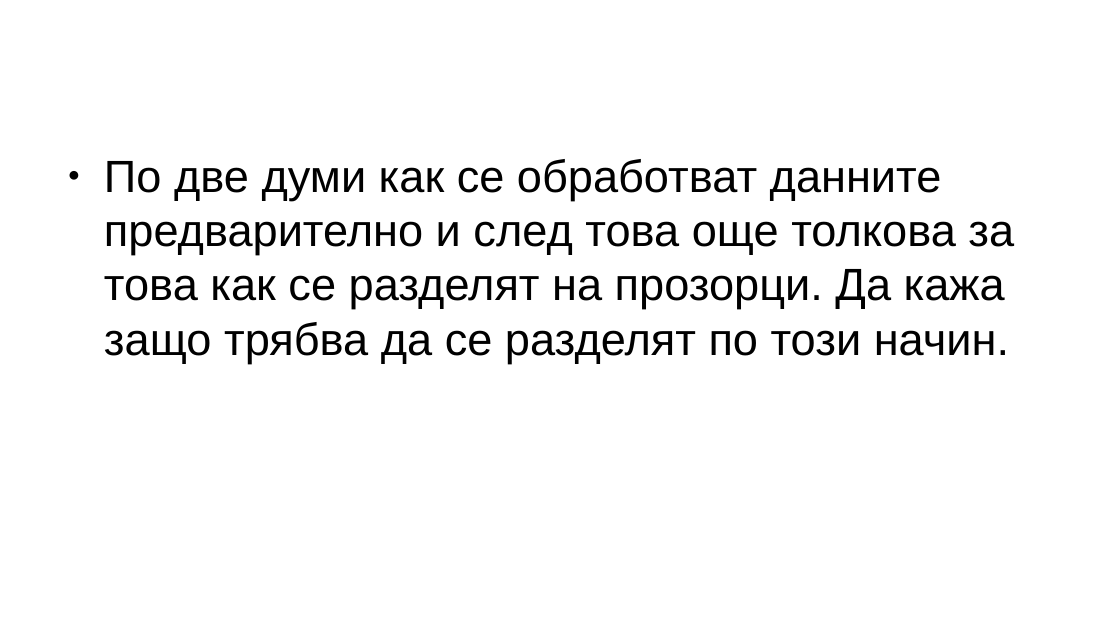
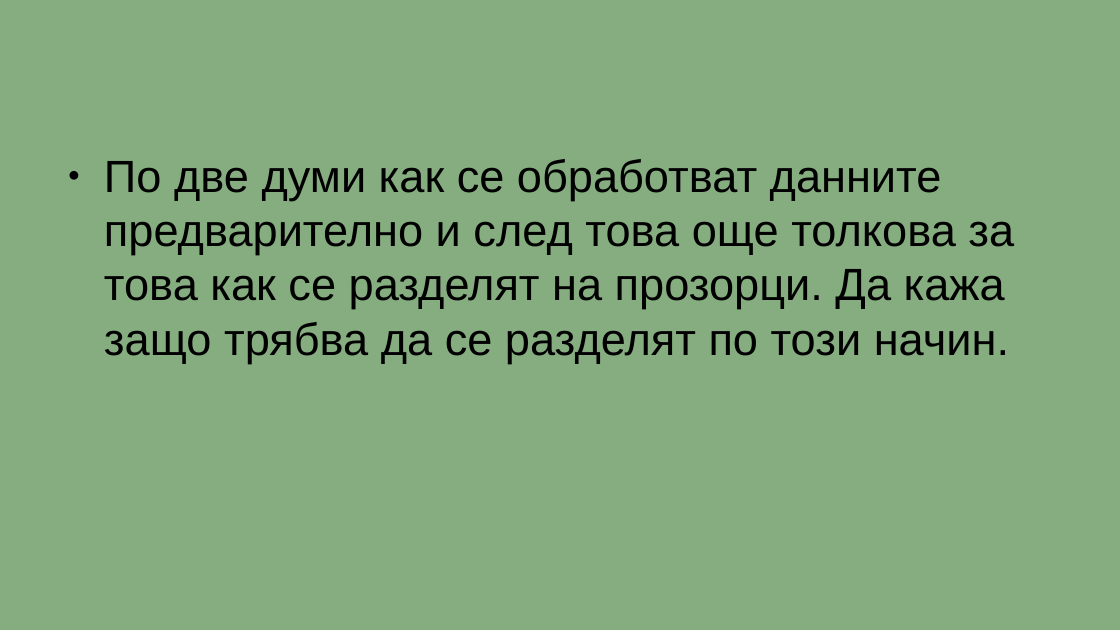
Before and after one commit to GeorgeChaparov/University-Theses, a slide deck: slide 14 of Presentation.odp (slide 13 before the commit). Drawn at 1120x630 pixels with LibreOffice and Linux fonts; fonts in the diff are those of the drawing. Boxes give left, top, right and bottom in pixels: in the first picture for what was removed or moved away, otherwise in the second. Text is boxed around its words. In the diff, an @@ line names an element or a change of style, - is before the commit and + after.

```diff
--- a/Presentation.odp
+++ b/Presentation.odp
@@ background #FFFFFF to #86AD80 @@
```
Also in this commit, not shown: 2 other slides changed, 19 slides added, 12 slides removed, 3 other files.
